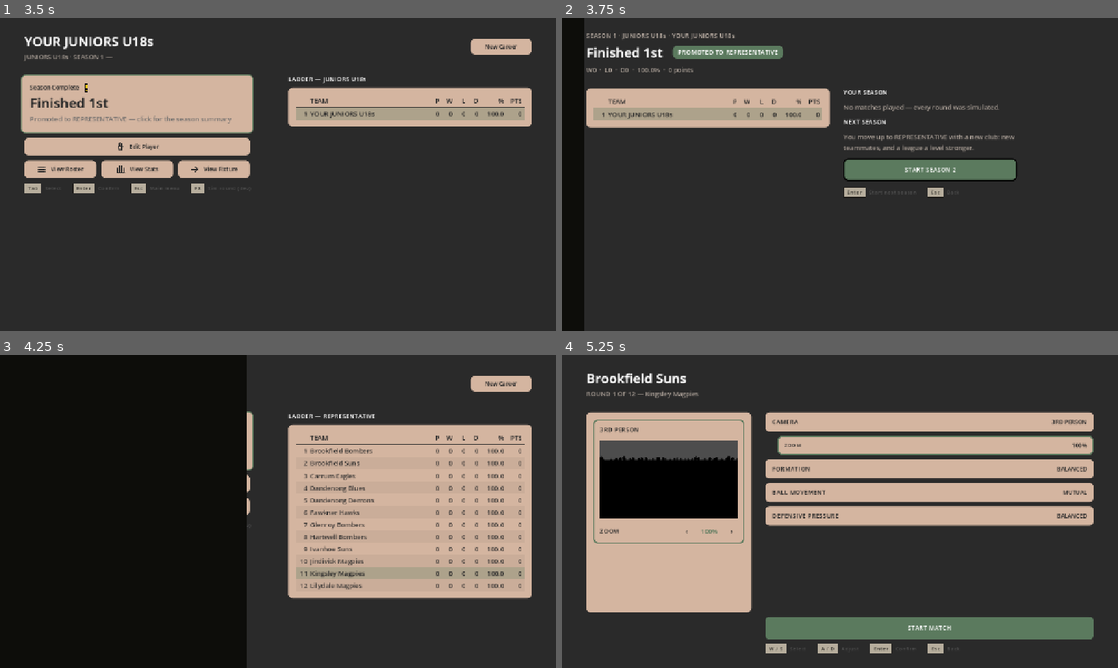
Above: before the commit, frames 1-4 (two rows, left to right).
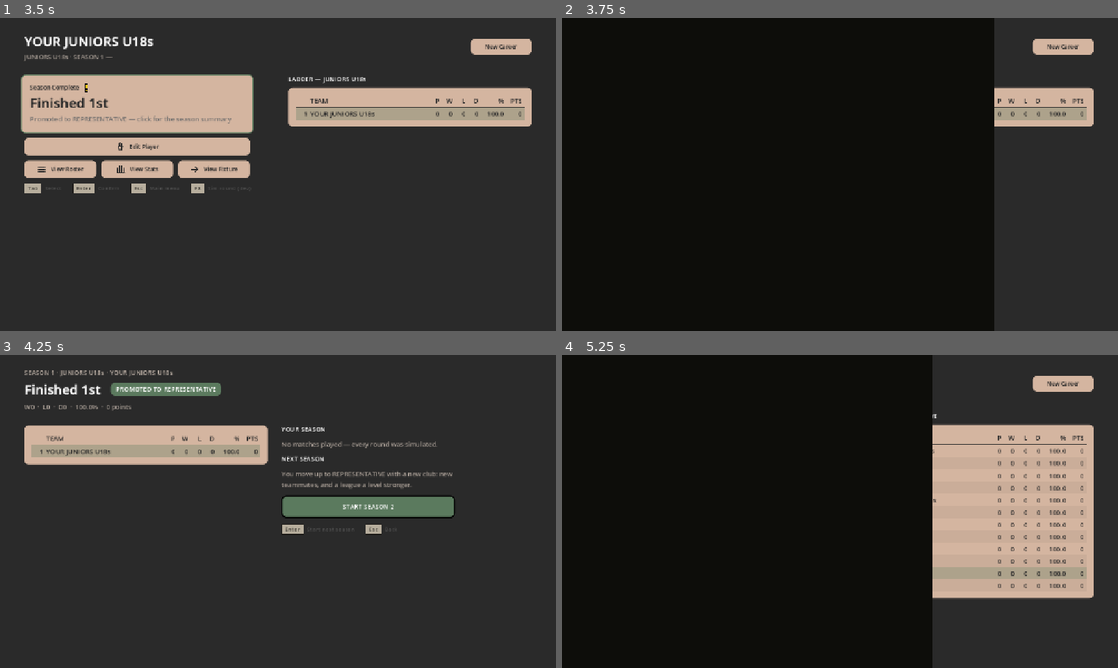
Above: after the commit, the same moments.

Repository: Yaandle/aussie-rules2
Game: Godot game, scene res://scenes/ui/career_match_end_screen.tscn
Two runs of this game, one before a commit and one after it. Both use one fixed random seed, a clock stepped at 60 frames per second and the inputs below. This scene is started directly instead of the project's main scene.
Inputs (mouse positions are in pixels of both pictures, inside the frame that each line leads up to):
- Up to frame 1 (3.5 s): tap Enter (ui_accept) at 0.5, 0.77, 2 s; move the mouse to (400, 158) at 0.52 s; hold D (move_right) 0.53-1.25 s; hold Y (confirm) 0.53-1.25 s; click (400, 158) at 0.67 s; tap R (debug_reset) at 1.25 s; drag from (166, 190) to (250, 237) at 1.27 s; move the mouse to (333, 105) at 2.02 s; hold D (move_right) 2.03-2.75 s; hold L (bump_stance) 2.03-2.75 s; tap Y (confirm) at 2.3 s; drag from (250, 237) to (111, 127) at 2.77 s
- Up to frame 2 (3.75 s): tap Y (confirm) at 3.5 s; move the mouse to (1006, 221) at 3.52 s; hold A (move_left) from 3.53 s (still down); hold Y (confirm) from 3.53 s (still down); tap Down (camera_down) at 3.6 s
- Up to frame 3 (4.25 s): keep holding A (move_left); keep holding Y (confirm); tap Enter (ui_accept) at 3.77 s
- Up to frame 4 (5.25 s): release A (move_left) at 4.25 s; release Y (confirm) at 4.25 s; tap Enter (ui_accept) at 4.25, 5 s; drag from (673, 464) to (756, 433) at 4.27 s; move the mouse to (867, 511) at 5.02 s; hold S (move_back) from 5.03 s (still down); hold Y (confirm) from 5.03 s (still down); tap C (camera_recenter) at 5.1 s; click (867, 511) at 5.17 s

Frame 1 is identical in both runs. In frame 2, 76% of the frame differs, in the area x 4-96%, y 0-100%; in frame 3, 70%; in frame 4, 75%.

Commit message:
Career review fixes: Dashboard double press, upgrades line, stats headings
The review agent's four small findings across Phases 0-8:

- Dashboard: every exit (Next Game, Edit Player, View Stats/Fixture, New
  Career, Main Menu, Esc/B, dev F8) goes through _leave() behind a _busy
  flag. SceneWipe.change_scene() has no re-entry guard, so A then B inside
  the 0.3 s cover started two scene changes.
- Full-time card: "+N UPGRADES" shows only straight after a match, not
  when View Stats > Last Match reopens it (the upgrades may be spent).
- View Stats: headings spelled out as the playtest asked, PLAYER | TOTAL |
  AVERAGE | GAMES PLAYED, columns widened to 72 / 104 / 148 px; the "you"
  card uses the same words.
- CAREER_AUDIT.md: Phase 1 header wording corrected, Phase 2 headings
  updated, "For review" gains the Phase 8 hash and the review outcome.

Not run: the auto-mode check blocked shell commands when these were made,
and the user asked to commit as is. Whether GAMES PLAYED fits its column
still wants a look on screen.

Co-Authored-By: Claude Opus 5.5 <noreply@anthropic.com>

Diff:
--- a/scripts/ui/career_dashboard_screen.gd
+++ b/scripts/ui/career_dashboard_screen.gd
@@ -66,6 +66,10 @@
 var _next_game_card: Control
 var _confirm_overlay: Control
 var _confirm_cancel_button: Control
+## true once a wipe is in flight. SceneWipe.change_scene() has no re-entry
+## guard of its own, so A then B inside the 0.3 s cover started two scene
+## changes (Career review finding 5). Every exit goes through _leave().
+var _busy := false
 
 
 func _ready() -> void:
@@ -87,9 +91,11 @@
 
 
 func _unhandled_input(event: InputEvent) -> void:
+	if _busy:
+		return
 	if _is_dev_sim_press(event):
 		CareerProfile.sim_current_round()
-		SceneWipe.change_scene(DASHBOARD_SCENE)
+		_leave(DASHBOARD_SCENE)
 		return
 	if not (event.is_action_pressed(&"pause") or event.is_action_pressed(&"decline")):
 		return
@@ -169,7 +175,7 @@
 	var edit_text := "Edit Player" if upgrades == 0 \
 		else "Edit Player  ·  %d upgrade%s to spend" % [upgrades, "" if upgrades == 1 else "s"]
 	var edit_button := _build_action_button(edit_text, &"figure", true,
-		func() -> void: SceneWipe.change_scene("res://scenes/ui/career_edit_player_screen.tscn"),
+		func() -> void: _leave("res://scenes/ui/career_edit_player_screen.tscn"),
 		Vector2(STACK_WIDTH, STACK_BUTTON_HEIGHT))
 	left.add_child(edit_button)
 
@@ -185,7 +191,7 @@
 		_on_view_stats_pressed, third)
 	button_row.add_child(view_stats_button)
 	var view_fixture_button := _build_action_button("View Fixture", &"arrow_right", true,
-		func() -> void: SceneWipe.change_scene("res://scenes/ui/career_fixture_screen.tscn"), third)
+		func() -> void: _leave("res://scenes/ui/career_fixture_screen.tscn"), third)
 	button_row.add_child(view_fixture_button)
 	_link_focus([_next_game_card, edit_button, _view_roster_button],
 		[_view_roster_button, view_stats_button, view_fixture_button])
@@ -341,7 +347,7 @@
 	# pad) activates it the same way a click does, for the gamepad
 	# navigation that focus_mode exists for in the first place.
 	if clicked or event.is_action_pressed(&"confirm"):
-		SceneWipe.change_scene(SUMMARY_SCENE if CareerProfile.season_complete()
+		_leave(SUMMARY_SCENE if CareerProfile.season_complete()
 			else "res://scenes/ui/career_pregame_screen.tscn")
 
 
@@ -673,15 +679,22 @@
 
 
 func _on_start_new_career() -> void:
-	SceneWipe.change_scene("res://scenes/ui/career_character_screen.tscn")
+	_leave("res://scenes/ui/career_character_screen.tscn")
 
 
 func _on_view_stats_pressed() -> void:
-	SceneWipe.change_scene("res://scenes/ui/career_stats_screen.tscn")
+	_leave("res://scenes/ui/career_stats_screen.tscn")
 
 
 func _on_main_menu_pressed() -> void:
-	SceneWipe.change_scene("res://scenes/ui/main_menu.tscn")
+	_leave("res://scenes/ui/main_menu.tscn")
+
+
+func _leave(scene: String) -> void:
+	if _busy:
+		return
+	_busy = true
+	SceneWipe.change_scene(scene)
 
 
 ## Pixel-art exclamation mark: a tall stem block over a square dot, both
--- a/scripts/ui/career_match_end_screen.gd
+++ b/scripts/ui/career_match_end_screen.gd
@@ -85,9 +85,12 @@
 		CareerTheme.PANEL_TEXT, SoftBrutalist.WEIGHT_HEAVY, 1))
 	column.add_child(_build_scoreline())
 	# What the match earned (CareerProfile.record_result() notes it on the
-	# result); absent on a result from before upgrades existed.
+	# result); absent on a result from before upgrades existed. Only straight
+	# after the match: reopened from the stats page's LAST MATCH, the upgrades
+	# may be spent already, and "+5 UPGRADES" would read as five more
+	# (Career review finding 4).
 	var upgrades := int(_result.get("upgrades", 0))
-	if upgrades > 0:
+	if upgrades > 0 and return_scene == DASHBOARD_SCENE:
 		column.add_child(CareerTheme.label("+%d UPGRADES — spend them in Edit Player" % upgrades,
 			SoftBrutalist.SIZE_LABEL, CareerTheme.POSITIVE, SoftBrutalist.WEIGHT_BOLD, 1))
 	column.add_child(_build_rule())
--- a/scripts/ui/career_stats_screen.gd
+++ b/scripts/ui/career_stats_screen.gd
@@ -3,8 +3,9 @@
 
 ## Career mode's VIEW STATS page — reached from the Dashboard. One stat at
 ## a time (← / → or a click on its tab cycles STATS below), as a
-## leaderboard of this season's squad: PLAYER | TOTAL | AVG | GP, highest
-## total first, your row tinted. The card on the left is your own line for
+## leaderboard of this season's squad: PLAYER | TOTAL | AVERAGE | GAMES
+## PLAYED (the playtest's own words, spelled out rather than AVG / GP),
+## highest total first, your row tinted. The card on the left is your own line for
 ## that stat, this season and across the whole career (CareerProfile.
 ## season_stats / career_stats). LAST MATCH (Enter/A) opens the full-time
 ## card for the most recent match, which comes back here.
@@ -26,12 +27,14 @@
 	{"key": "hitouts", "label": "HIT-OUTS"},
 ]
 
+## Widths fit the spelled-out headings: CareerTable clips a cell to its
+## column, and the table has ~800 px beside the side column to give.
 const COLUMNS := [
 	{"label": "", "width": 22.0, "align": HORIZONTAL_ALIGNMENT_RIGHT},
 	{"label": "PLAYER", "width": 0.0, "align": HORIZONTAL_ALIGNMENT_LEFT},
-	{"label": "TOTAL", "width": 64.0, "align": HORIZONTAL_ALIGNMENT_RIGHT},
-	{"label": "AVG", "width": 64.0, "align": HORIZONTAL_ALIGNMENT_RIGHT},
-	{"label": "GP", "width": 44.0, "align": HORIZONTAL_ALIGNMENT_RIGHT},
+	{"label": "TOTAL", "width": 72.0, "align": HORIZONTAL_ALIGNMENT_RIGHT},
+	{"label": "AVERAGE", "width": 104.0, "align": HORIZONTAL_ALIGNMENT_RIGHT},
+	{"label": "GAMES PLAYED", "width": 148.0, "align": HORIZONTAL_ALIGNMENT_RIGHT},
 ]
 
 const SCREEN_MARGIN_X := SoftBrutalist.SPACE_6
@@ -291,7 +294,8 @@
 	block.add_child(figures)
 	var games := CareerProfile.stat_total(line, "games")
 	var total := CareerProfile.stat_total(line, _stat_key())
-	for pair: Array in [["TOTAL", "%d" % total], ["AVG", _average(total, games)], ["GP", "%d" % games]]:
+	for pair: Array in [["TOTAL", "%d" % total], ["AVERAGE", _average(total, games)],
+			["GAMES PLAYED", "%d" % games]]:
 		var cell := VBoxContainer.new()
 		cell.add_theme_constant_override(&"separation", 0)
 		cell.mouse_filter = Control.MOUSE_FILTER_IGNORE
Not shown, changed: docs/CAREER_AUDIT.md
